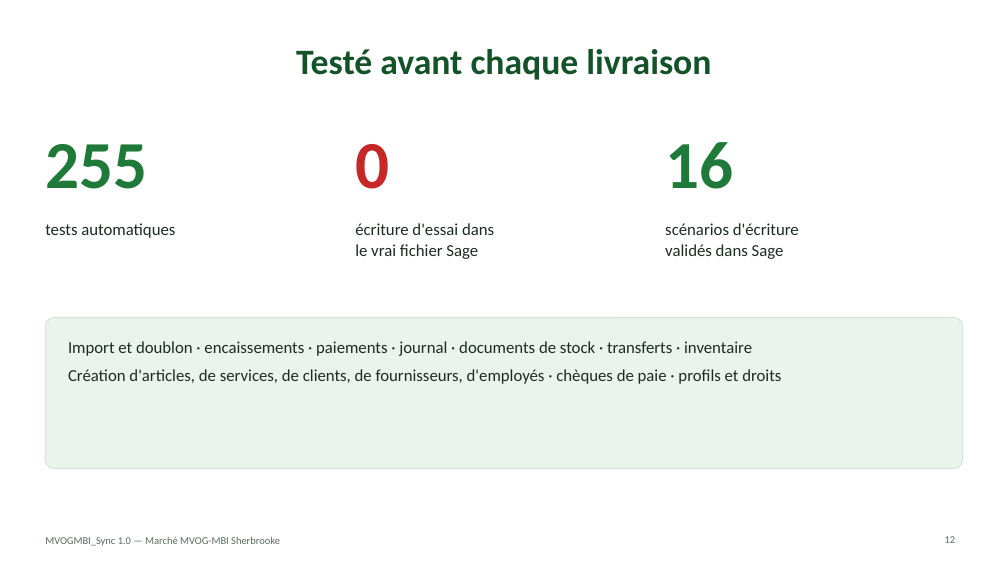
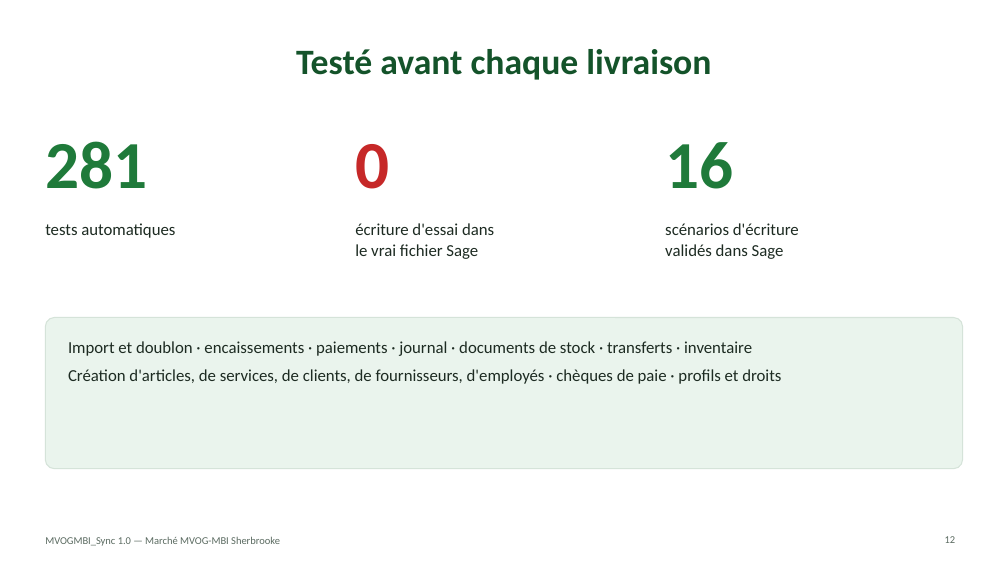
Before and after one commit to mteingueng-dot/MVOGMBI_Sync_2026.1, a slide deck: slide 12 of documentation/Presentation_MVOGMBI_Sync.pptx. Drawn at 1008x567 pixels with LibreOffice and Linux fonts; fonts in the diff are those of the drawing. Boxes give left, top, right and bottom in pixels: in the first picture for what was removed or moved away, otherwise in the second. Text is boxed around its words. In the diff, an @@ line names an element or a change of style, - is before the commit and + after.

```diff
--- a/documentation/Presentation_MVOGMBI_Sync.pptx
+++ b/documentation/Presentation_MVOGMBI_Sync.pptx
@@ text at bbox=[45, 141, 147, 189]: text changed @@
-255
+281
```
Also in this commit, not shown: 1 other slide changed, 27 other files.
